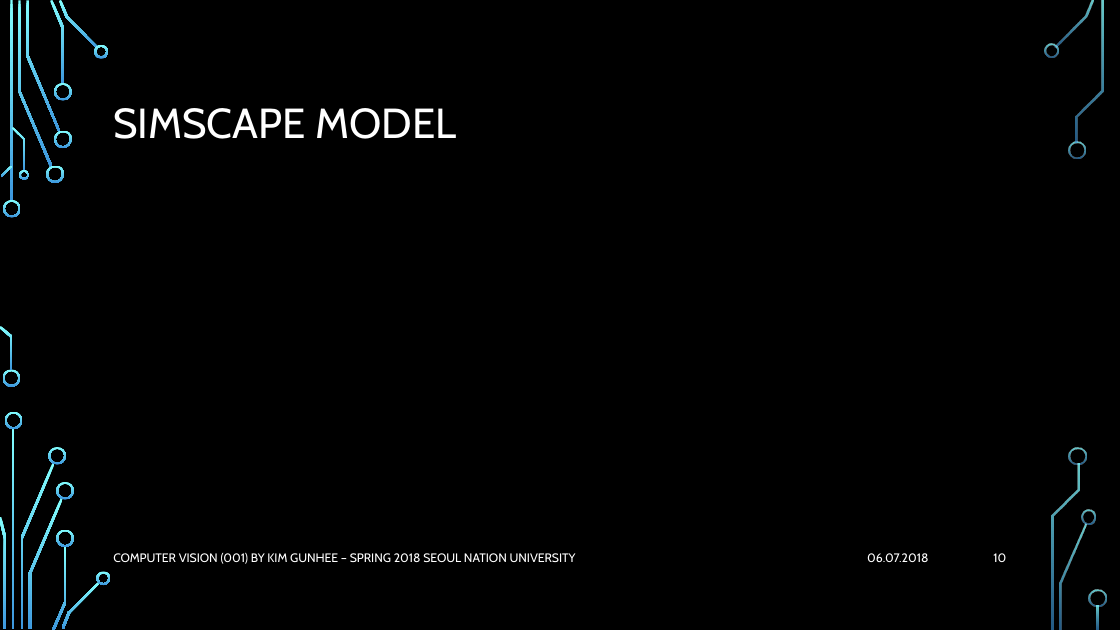
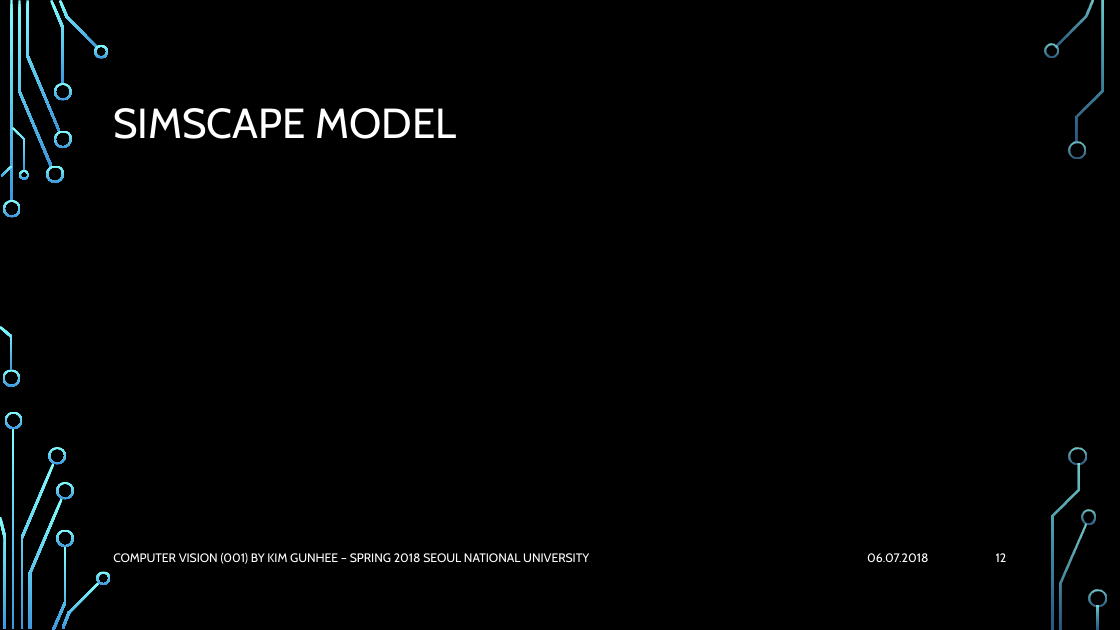
Before and after one commit to Flunzmas/CV_SNU_Group_Project, a slide deck: slide 12 of presentation/CV_Proj_Presentation_2.pptx (slide 10 before the commit). Drawn at 1120x630 pixels with LibreOffice and Linux fonts; fonts in the diff are those of the drawing; background and template pictures are left out. Boxes give left, top, right and bottom in pixels: in the first picture for what was removed or moved away, otherwise in the second. Text is boxed around its words. In the diff, an @@ line names an element or a change of style, - is before the commit and + after.

```diff
--- a/presentation/CV_Proj_Presentation_2.pptx
+++ b/presentation/CV_Proj_Presentation_2.pptx
@@ text at [113,553,589,564]: text changed @@
-COMPUTER VISION (001) BY KIM GUNHEE – SPRING 2018 SEOUL NATION UNIVERSITY
+COMPUTER VISION (001) BY KIM GUNHEE – SPRING 2018 SEOUL NATIONAL UNIVERSITY
@@ page number at [996,553,1007,562]: text changed @@
-10
+12
```
Also in this commit, not shown: 10 other slides changed, 2 slides added.
